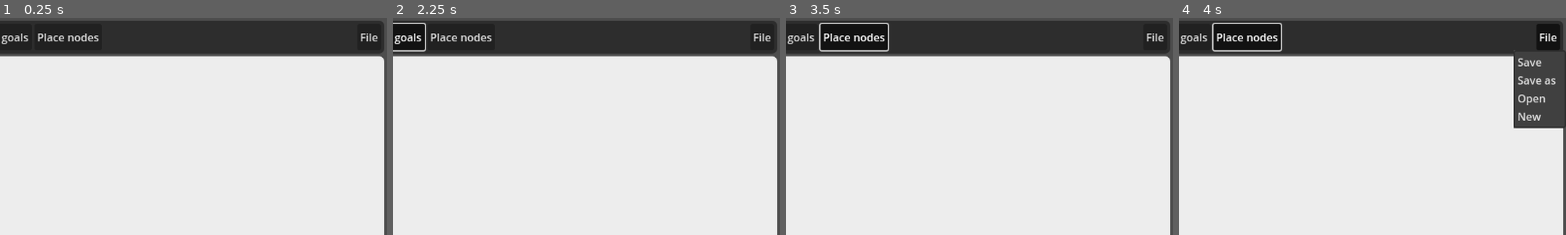
Above: before the commit, frames 1-4 (left to right).
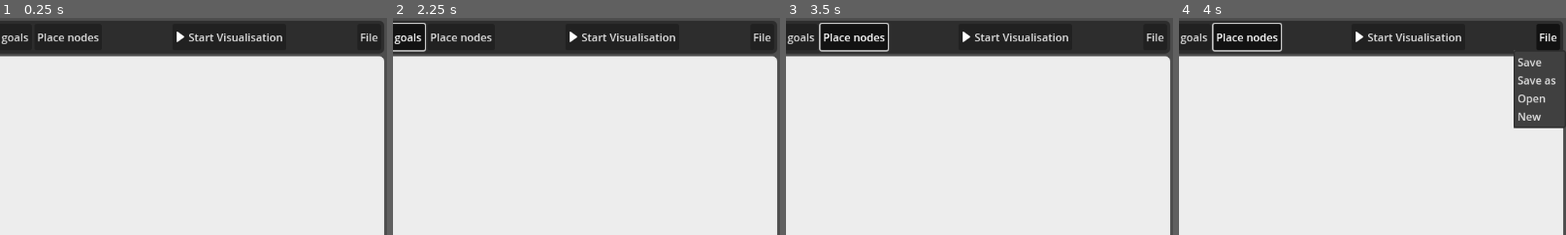
Above: after the commit, the same moments.

Repository: MattBann/Search-Tree-Traversal
Game: Godot game, scene res://scenes/main.tscn
Two runs of this game, one before a commit and one after it. Both use one fixed random seed, a clock stepped at 60 frames per second and the inputs below.
Inputs:
- Up to frame 1 (0.25 s): no input
- Up to frame 2 (2.25 s): click "Move" at 0.5 s; click "Connect" at 1.25 s; click "Place goals" at 2 s
- Up to frame 3 (3.5 s): click "Place nodes" at 2.75 s
- Up to frame 4 (4 s): click "File" at 3.5 s
The pictures show only the part of the screen within x 50-100%, y 0-50%; the shares and areas given below are measured in that part.

The runs differ from the first frame. In frame 1, 0.5% of the frame differs, in the area x 45-73%, y 6-12%; in frame 2, 0.5%; in frame 3, 0.5%; in frame 4, 0.5%.

Commit message:
Add controls for the visualisation

Diff:
--- a/scenes/main.tscn
+++ b/scenes/main.tscn
@@ -1,10 +1,13 @@
-[gd_scene load_steps=7 format=3 uid="uid://cwfqqutxijwlw"]
+[gd_scene load_steps=10 format=3 uid="uid://cwfqqutxijwlw"]
 
 [ext_resource type="Theme" uid="uid://de5s6yajhp1tc" path="res://theme/dark_theme.tres" id="1_p3g6w"]
 [ext_resource type="Script" path="res://scripts/views/info_panel_manager.gd" id="2_hw65x"]
 [ext_resource type="PackedScene" uid="uid://dwyehtwti04ug" path="res://scenes/setup_manager.tscn" id="2_nf4k3"]
 [ext_resource type="Script" path="res://scripts/views/ButtonManager.gd" id="3_xs5ml"]
 [ext_resource type="Script" path="res://scripts/views/GraphPanel.gd" id="4_dtqo3"]
+[ext_resource type="Texture2D" uid="uid://df0yptjpx0fmb" path="res://assets/icons/media-play-symbol.png" id="5_ywtr8"]
+[ext_resource type="Texture2D" uid="uid://d1bdnmghunm8j" path="res://assets/icons/forward-media-step.png" id="6_oc38r"]
+[ext_resource type="Texture2D" uid="uid://7ydesnj80y03" path="res://assets/icons/media-stop-button.png" id="7_44te1"]
 
 [sub_resource type="StyleBoxFlat" id="StyleBoxFlat_4j41o"]
 bg_color = Color(0.929412, 0.929412, 0.929412, 1)
@@ -82,30 +85,49 @@
 layout_mode = 2
 script = ExtResource("3_xs5ml")
 
-[node name="MoveButton" type="Button" parent="MarginContainer/HSplitContainer/VBoxContainer/PanelContainer/ScrollContainer/MarginContainer/ButtonManager"]
+[node name="RunnerStepButton" type="Button" parent="MarginContainer/HSplitContainer/VBoxContainer/PanelContainer/ScrollContainer/MarginContainer/ButtonManager" groups=["runner_controls"]]
+visible = false
+layout_mode = 2
+text = "Step"
+icon = ExtResource("6_oc38r")
+
+[node name="RunnerStopButton" type="Button" parent="MarginContainer/HSplitContainer/VBoxContainer/PanelContainer/ScrollContainer/MarginContainer/ButtonManager" groups=["runner_controls"]]
+visible = false
+layout_mode = 2
+text = " Stop"
+icon = ExtResource("7_44te1")
+
+[node name="RunnerAutoButton" type="Button" parent="MarginContainer/HSplitContainer/VBoxContainer/PanelContainer/ScrollContainer/MarginContainer/ButtonManager" groups=["runner_controls"]]
+visible = false
+layout_mode = 2
+toggle_mode = true
+text = "Auto step"
+icon = ExtResource("5_ywtr8")
+
+[node name="MoveButton" type="Button" parent="MarginContainer/HSplitContainer/VBoxContainer/PanelContainer/ScrollContainer/MarginContainer/ButtonManager" groups=["editor_controls"]]
 layout_mode = 2
 toggle_mode = true
 text = "Move"
 
-[node name="ConnectButton" type="Button" parent="MarginContainer/HSplitContainer/VBoxContainer/PanelContainer/ScrollContainer/MarginContainer/ButtonManager"]
+[node name="ConnectButton" type="Button" parent="MarginContainer/HSplitContainer/VBoxContainer/PanelContainer/ScrollContainer/MarginContainer/ButtonManager" groups=["editor_controls"]]
 layout_mode = 2
 toggle_mode = true
 text = "Connect"
 
-[node name="VSeparator" type="VSeparator" parent="MarginContainer/HSplitContainer/VBoxContainer/PanelContainer/ScrollContainer/MarginContainer/ButtonManager"]
-layout_mode = 2
-
-[node name="PlaceStartButton" type="Button" parent="MarginContainer/HSplitContainer/VBoxContainer/PanelContainer/ScrollContainer/MarginContainer/ButtonManager"]
+[node name="VSeparator" type="VSeparator" parent="MarginContainer/HSplitContainer/VBoxContainer/PanelContainer/ScrollContainer/MarginContainer/ButtonManager" groups=["editor_controls"]]
+layout_mode = 2
+
+[node name="PlaceStartButton" type="Button" parent="MarginContainer/HSplitContainer/VBoxContainer/PanelContainer/ScrollContainer/MarginContainer/ButtonManager" groups=["editor_controls"]]
 layout_mode = 2
 toggle_mode = true
 text = "Place start"
 
-[node name="PlaceGoalButton" type="Button" parent="MarginContainer/HSplitContainer/VBoxContainer/PanelContainer/ScrollContainer/MarginContainer/ButtonManager"]
+[node name="PlaceGoalButton" type="Button" parent="MarginContainer/HSplitContainer/VBoxContainer/PanelContainer/ScrollContainer/MarginContainer/ButtonManager" groups=["editor_controls"]]
 layout_mode = 2
 toggle_mode = true
 text = "Place goals"
 
-[node name="PlaceNodeButton" type="Button" parent="MarginContainer/HSplitContainer/VBoxContainer/PanelContainer/ScrollContainer/MarginContainer/ButtonManager"]
+[node name="PlaceNodeButton" type="Button" parent="MarginContainer/HSplitContainer/VBoxContainer/PanelContainer/ScrollContainer/MarginContainer/ButtonManager" groups=["editor_controls"]]
 layout_mode = 2
 toggle_mode = true
 text = "Place nodes"
@@ -114,7 +136,16 @@
 layout_mode = 2
 size_flags_horizontal = 3
 
-[node name="FileMenuButton" type="MenuButton" parent="MarginContainer/HSplitContainer/VBoxContainer/PanelContainer/ScrollContainer/MarginContainer/ButtonManager"]
+[node name="StartVisButton" type="Button" parent="MarginContainer/HSplitContainer/VBoxContainer/PanelContainer/ScrollContainer/MarginContainer/ButtonManager" groups=["editor_controls"]]
+layout_mode = 2
+text = "Start Visualisation"
+icon = ExtResource("5_ywtr8")
+
+[node name="Spacer2" type="Control" parent="MarginContainer/HSplitContainer/VBoxContainer/PanelContainer/ScrollContainer/MarginContainer/ButtonManager"]
+layout_mode = 2
+size_flags_horizontal = 3
+
+[node name="FileMenuButton" type="MenuButton" parent="MarginContainer/HSplitContainer/VBoxContainer/PanelContainer/ScrollContainer/MarginContainer/ButtonManager" groups=["editor_controls"]]
 layout_mode = 2
 size_flags_horizontal = 8
 theme = ExtResource("1_p3g6w")
@@ -145,6 +176,8 @@
 access = 2
 filters = PackedStringArray("*.stt ; Search Tree Files")
 
+[node name="Timer" type="Timer" parent="MarginContainer/HSplitContainer/VBoxContainer/PanelContainer/ScrollContainer/MarginContainer/ButtonManager"]
+
 [node name="GraphPanel" type="Panel" parent="MarginContainer/HSplitContainer/VBoxContainer"]
 z_index = -1
 layout_mode = 2
@@ -154,11 +187,15 @@
 theme_override_styles/panel = SubResource("StyleBoxFlat_4j41o")
 script = ExtResource("4_dtqo3")
 
+[connection signal="pressed" from="MarginContainer/HSplitContainer/VBoxContainer/PanelContainer/ScrollContainer/MarginContainer/ButtonManager/RunnerStepButton" to="MarginContainer/HSplitContainer/VBoxContainer/PanelContainer/ScrollContainer/MarginContainer/ButtonManager" method="_on_runner_step_button_pressed"]
+[connection signal="pressed" from="MarginContainer/HSplitContainer/VBoxContainer/PanelContainer/ScrollContainer/MarginContainer/ButtonManager/RunnerStopButton" to="MarginContainer/HSplitContainer/VBoxContainer/PanelContainer/ScrollContainer/MarginContainer/ButtonManager" method="_on_runner_stop_button_pressed"]
+[connection signal="toggled" from="MarginContainer/HSplitContainer/VBoxContainer/PanelContainer/ScrollContainer/MarginContainer/ButtonManager/RunnerAutoButton" to="MarginContainer/HSplitContainer/VBoxContainer/PanelContainer/ScrollContainer/MarginContainer/ButtonManager" method="_on_runner_auto_button_toggled"]
 [connection signal="toggled" from="MarginContainer/HSplitContainer/VBoxContainer/PanelContainer/ScrollContainer/MarginContainer/ButtonManager/MoveButton" to="MarginContainer/HSplitContainer/VBoxContainer/PanelContainer/ScrollContainer/MarginContainer/ButtonManager" method="_on_move_button_toggled"]
 [connection signal="toggled" from="MarginContainer/HSplitContainer/VBoxContainer/PanelContainer/ScrollContainer/MarginC …(186 unchanged characters)…
 [connection signal="toggled" from="MarginContainer/HSplitContainer/VBoxContainer/PanelContainer/ScrollContainer/MarginC …(193 unchanged characters)…
 [connection signal="toggled" from="MarginContainer/HSplitContainer/VBoxContainer/PanelContainer/ScrollContainer/MarginC …(191 unchanged characters)…
 [connection signal="toggled" from="MarginContainer/HSplitContainer/VBoxContainer/PanelContainer/ScrollContainer/MarginC …(191 unchanged characters)…
+[connection signal="pressed" from="MarginContainer/HSplitContainer/VBoxContainer/PanelContainer/ScrollContainer/MarginContainer/ButtonManager/StartVisButton" to="MarginContainer/HSplitContainer/VBoxContainer/PanelContainer/ScrollContainer/MarginContainer/ButtonManager" method="_on_start_vis_button_pressed"]
 [connection signal="file_selected" from="MarginContainer/HSplitContainer/VBoxContainer/PanelContainer/ScrollContainer/M …(201 unchanged characters)…
 [connection signal="visibility_changed" from="MarginContainer/HSplitContainer/VBoxContainer/PanelContainer/ScrollContai …(206 unchanged characters)…
 [connection signal="file_selected" from="MarginContainer/HSplitContainer/VBoxContainer/PanelContainer/ScrollContainer/M …(201 unchanged characters)…
--- a/scripts/views/ButtonManager.gd
+++ b/scripts/views/ButtonManager.gd
@@ -10,6 +10,8 @@
 @onready var file_menu : MenuButton = get_node("FileMenuButton")
 @onready var file_save_dialog : FileDialog = get_node("FileDialogSave")
 @onready var file_open_dialog : FileDialog = get_node("FileDialogOpen")
+@onready var runner_auto_step : Button = get_node("RunnerAutoButton")
+@onready var auto_run_timer : Timer = get_node("Timer")
 
 
 # Called when the node enters the scene tree for the first time.
@@ -34,7 +36,17 @@
 	if new_mode != Controller.EditorMode.PLACE_NODE:
 		node.set_pressed_no_signal(false)
 	if new_mode == Controller.EditorMode.VISUALISER_RUNNING:
-		pass # TODO Hide editor buttons and show runner controls
+		for child in get_children():
+			if child.is_in_group("editor_controls"):
+				child.hide()
+			elif child.is_in_group("runner_controls"):
+				child.show()
+	else:
+		for child in get_children():
+			if child.is_in_group("editor_controls"):
+				child.show()
+			elif child.is_in_group("runner_controls"):
+				child.hide()
 
 
 func _on_place_node_button_toggled(button_pressed:bool) -> void:
@@ -136,3 +148,33 @@
 func _on_file_dialog_visibility_changed() -> void:
 	if get_node("/root/UI").mouse_filter == Control.MOUSE_FILTER_STOP:
 		get_node("/root/UI").mouse_filter = Control.MOUSE_FILTER_PASS
+
+
+# When visualisation start button pressed, tell Controller to start runner
+func _on_start_vis_button_pressed() -> void:
+	Controller.start_visualisation()
+	runner_auto_step.button_pressed = false
+
+
+# Step through the visualisation
+func _on_runner_step_button_pressed() -> void:
+	if Controller.is_visualisation_running():
+		Controller.get_current_runner().step()
+	else:
+		Controller.abort_visualisation()
+
+
+# Stop the visualisation
+func _on_runner_stop_button_pressed() -> void:
+	Controller.abort_visualisation()
+
+
+# Start a timer to automatically step through the visualisation
+func _on_runner_auto_button_toggled(button_pressed:bool) -> void:
+	if button_pressed:
+		auto_run_timer.wait_time = 1.0 # TODO Setup step interval control
+		auto_run_timer.timeout.connect(func (): \
+			Controller.get_current_runner().step() if Controller.is_visualisation_running() \
+			else auto_run_timer.stop())
+		auto_run_timer.one_shot = false
+		auto_run_timer.start()
--- a/scripts/views/info_panel_manager.gd
+++ b/scripts/views/info_panel_manager.gd
@@ -11,16 +11,16 @@
 
 
 func _ready():
-    Controller.editor_mode_changed.connect(_on_editor_mode_changed)
+	Controller.editor_mode_changed.connect(_on_editor_mode_changed)
 
 
 # If visualisation starts, replace the setup manager with information from the algorithm, else make sure setup manager is shown
 func _on_editor_mode_changed(new_mode : Controller.EditorMode) -> void:
-    if new_mode == Controller.EditorMode.VISUALISER_RUNNING:
-        setup_manager.hide()
-        if vis_info: vis_info.queue_free()
-        vis_info = vis_info_packed_scene.instantiate()
-        add_child(vis_info)
-    else:
-        if vis_info: vis_info.queue_free()
-        setup_manager.show()
+	if new_mode == Controller.EditorMode.VISUALISER_RUNNING:
+		setup_manager.hide()
+		if vis_info != null: vis_info.queue_free()
+		vis_info = vis_info_packed_scene.instantiate()
+		add_child(vis_info)
+	else:
+		if vis_info != null: vis_info.queue_free()
+		setup_manager.show()
Binary file added: assets/icons/forward-media-step.png
Not shown, added: assets/icons/forward-media-step.png.import
Binary file added: assets/icons/media-play-symbol.png
Not shown, added: assets/icons/media-play-symbol.png.import
Binary file added: assets/icons/media-stop-button.png
Not shown, added: assets/icons/media-stop-button.png.import
